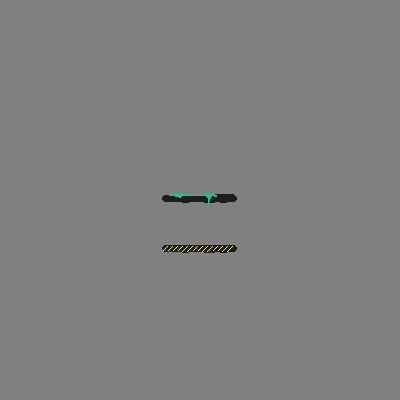
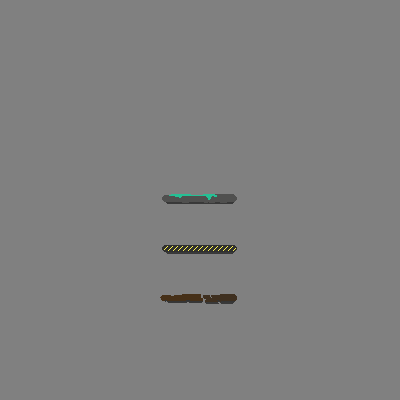
Revision of a layered 400 x 400 image; what changed, layer by layer:
added group "breakable" with 3 layers above "solid" over bbox(160, 294, 237, 304)
added layer "Ebene 2" in group "breakable" over bbox(160, 294, 203, 301)
added layer "plat" (1st of 3, in "breakable") in group "breakable" over bbox(203, 294, 237, 302)
added layer "Ebene 2 Kopie 3" (1st of 2, in "breakable") in group "breakable" over bbox(163, 295, 237, 304)
added group "solid" with 3 layers above "sticky" over bbox(162, 245, 237, 254)
renamed "Ebene 2 Kopie" to "solid_pattern", moved it into group "solid", painted on it over bbox(163, 246, 236, 252)
renamed "Ebene 1 Kopie" to "plat", moved it into group "solid", painted on it over bbox(162, 245, 237, 253)
added layer "Ebene 2 Kopie 3" (2nd of 2, in "solid") in group "solid" over bbox(164, 245, 237, 254)
added group "sticky" with 3 layers above "Hintergrund" over bbox(162, 194, 237, 204)
added layer "Ebene 1" in group "sticky" over bbox(169, 194, 217, 200)
renamed "Ebene 1" to "plat", moved it into group "sticky", painted on it over bbox(162, 194, 237, 206)
added layer "Ebene 2 Kopie 2" in group "sticky" over bbox(164, 195, 237, 204)
